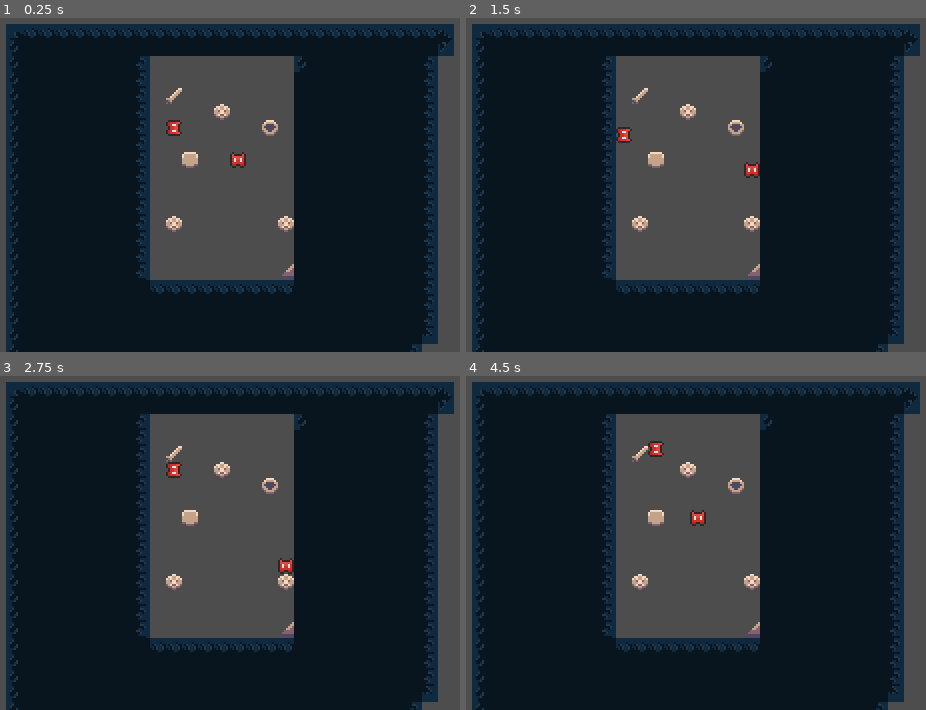
Above: before the commit, frames 1-4 (two rows, left to right).
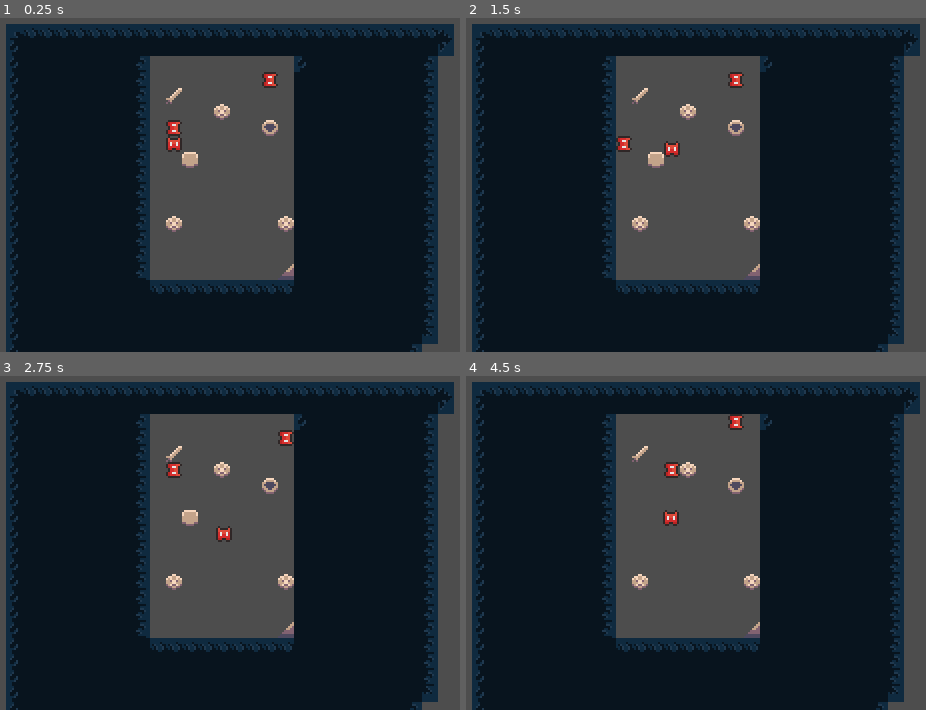
Above: after the commit, the same moments.

Repository: SandroMaglione/fukai
Game: Godot game, scene res://scenes/dungeon.tscn
Two runs of this game, one before a commit and one after it. Both use one fixed random seed, a clock stepped at 60 frames per second and the inputs below.
Inputs:
- Up to frame 1 (0.25 s): no input
- Up to frame 2 (1.5 s): tap Enter at 0.5 s; hold Right (move_right) 0.53-1.28 s; hold Down (move_down) from 1.28 s (still down)
- Up to frame 3 (2.75 s): release Down (move_down) at 2.03 s; hold Right (move_right) from 2.03 s (still down)
- Up to frame 4 (4.5 s): release Right (move_right) at 2.78 s; hold Up (move_up) 2.78-3.53 s; hold Left (move_left) from 3.53 s (still down)

The runs differ from the first frame. In frame 1, 0.4% of the frame differs, in the area x 36-61%, y 16-45%; in frame 2, 0.6%; in frame 3, 0.4%; in frame 4, 0.8%, in the area x 39-61%, y 11-45%.

Commit message:
turn based movement multiple enemies

Diff:
--- a/entities/enemy.tscn
+++ b/entities/enemy.tscn
@@ -31,13 +31,15 @@
 [node name="GridMovement" parent="." node_paths=PackedStringArray("actor") instance=ExtResource("2_11sgw")]
 collision_mask = 51
 actor = NodePath("..")
+speed = 0.15
 
 [node name="Area2D" type="Area2D" parent="."]
 collision_layer = 16
-collision_mask = 19
+collision_mask = 0
 
 [node name="CollisionShape2D" type="CollisionShape2D" parent="Area2D"]
 shape = SubResource("RectangleShape2D_ddnc6")
+debug_color = Color(0.694118, 0.00784314, 0.231373, 0.419608)
 
 [node name="EnemyMovement" type="Node" parent="." node_paths=PackedStringArray("current_state")]
 script = ExtResource("4_ir2dp")
@@ -50,3 +52,5 @@
 [node name="ChaseEnemyMovement" type="Node" parent="EnemyMovement" node_paths=PackedStringArray("grid_movement")]
 script = ExtResource("4_fykiq")
 grid_movement = NodePath("../../GridMovement")
+
+[connection signal="movement_completed" from="GridMovement" to="EnemyMovement/RoamingEnemyMovement" method="_on_grid_movement_movement_completed"]
--- a/entities/player.gd
+++ b/entities/player.gd
@@ -16,7 +16,6 @@
 
 			if collider == null:
 				grid_movement.execute_move(input_direction)
-				TurnBasedMovement.turn_completed()
 
 func _on_grid_movement_collided(body, movement):
 	if body is TileMap:
@@ -45,3 +44,6 @@
 		if collect_item_resource is CollectItemResource:
 			print(collect_item_resource.name)
 			body.set_cell(Constants.COLLECT_ITEM_LAYER_ID, coords, -1)
+
+func _on_grid_movement_movement_completed():
+	TurnBasedMovement.turn_completed(TurnBasedMovement.Turn.PLAYER)
--- a/entities/player.tscn
+++ b/entities/player.tscn
@@ -15,15 +15,25 @@
 "speed": 5.0
 }]
 
+[sub_resource type="RectangleShape2D" id="RectangleShape2D_dar3l"]
+size = Vector2(8, 8)
+
 [node name="Player" type="Node2D"]
 script = ExtResource("1_gc0gy")
 
 [node name="GridMovement" parent="." node_paths=PackedStringArray("actor") instance=ExtResource("3_c41b5")]
 collision_mask = 62
-collide_with_areas = true
 actor = NodePath("..")
 
 [node name="AnimatedSprite2D" type="AnimatedSprite2D" parent="."]
 sprite_frames = SubResource("SpriteFrames_x48ov")
 
+[node name="Area2D" type="Area2D" parent="."]
+collision_mask = 0
+
+[node name="CollisionShape2D" type="CollisionShape2D" parent="Area2D"]
+shape = SubResource("RectangleShape2D_dar3l")
+debug_color = Color(0, 0.0627451, 0.701961, 0.419608)
+
 [connection signal="collided" from="GridMovement" to="." method="_on_grid_movement_collided"]
+[connection signal="movement_completed" from="GridMovement" to="." method="_on_grid_movement_movement_completed"]
--- a/entities/roaming_enemy_movement.gd
+++ b/entities/roaming_enemy_movement.gd
@@ -4,13 +4,12 @@
 @export var grid_movement: GridMovement
 
 func Physics_update(_delta):
-	if TurnBasedMovement.is_enemy_turn():
+	if TurnBasedMovement.is_enemy_turn() and not grid_movement.is_moving():
 		var direction = random_direction()
 		var collider = grid_movement.move(direction)
 
 		if collider == null:
 			grid_movement.execute_move(direction)
-			TurnBasedMovement.turn_completed()
 
 func random_direction() -> Vector2:
 	var rand = randi() % 5
@@ -25,3 +24,7 @@
 		return Vector2.RIGHT
 
 	return Vector2.ZERO
+
+
+func _on_grid_movement_movement_completed():
+	TurnBasedMovement.turn_completed(TurnBasedMovement.Turn.ENEMY)
--- a/project.godot
+++ b/project.godot
@@ -24,8 +24,8 @@
 
 window/size/viewport_width=320
 window/size/viewport_height=180
-window/size/window_width_override=1280
-window/size/window_height_override=720
+window/size/window_width_override=1920
+window/size/window_height_override=1080
 window/stretch/mode="canvas_items"
 
 [input]
--- a/scenes/dungeon.tscn
+++ b/scenes/dungeon.tscn
@@ -16,4 +16,7 @@
 position = Vector2(132, 68)
 
 [node name="Player" parent="." instance=ExtResource("1_xccqg")]
-position = Vector2(164, 84)
+position = Vector2(132, 76)
+
+[node name="Enemy2" parent="." instance=ExtResource("2_5lj7b")]
+position = Vector2(180, 44)
--- a/scripts/grid_movement.gd
+++ b/scripts/grid_movement.gd
@@ -5,6 +5,7 @@
 @export var speed: float = 0.25
 
 signal collided(body, movement)
+signal movement_completed()
 
 var moving_direction: Vector2 = Vector2.ZERO
 var collided_direction: Vector2 = Vector2.ZERO
@@ -41,7 +42,7 @@
 
 		var tween = create_tween()
 		tween.tween_property(actor, "position", new_position, speed).set_trans(Tween.TRANS_LINEAR)
-		tween.tween_callback(func(): moving_direction = Vector2.ZERO)
+		tween.tween_callback(_movement_completed)
 
 func is_moving() -> bool:
 	return  moving_direction.length() != 0
@@ -53,3 +54,7 @@
 	elif direction.x > 0: movement = Vector2.RIGHT
 	elif direction.x < 0: movement = Vector2.LEFT
 	return movement
+
+func _movement_completed() -> void:
+	moving_direction = Vector2.ZERO
+	movement_completed.emit()
--- a/scripts/grid_movement.tscn
+++ b/scripts/grid_movement.tscn
@@ -5,4 +5,5 @@
 [node name="GridMovement" type="RayCast2D"]
 target_position = Vector2(2.08165e-12, 8)
 collision_mask = 2
+collide_with_areas = true
 script = ExtResource("1_jkeb4")
--- a/scripts/turn_based_movement.gd
+++ b/scripts/turn_based_movement.gd
@@ -4,10 +4,10 @@
 
 var current_turn: Turn = Turn.PLAYER
 
-func turn_completed() -> void:
-	print("Done", current_turn)
-	var next_turn = Turn.PLAYER if current_turn == Turn.ENEMY else Turn.ENEMY
-	current_turn = next_turn
+func turn_completed(my_turn: Turn) -> void:
+	if my_turn == current_turn:
+		var next_turn = Turn.PLAYER if current_turn == Turn.ENEMY else Turn.ENEMY
+		current_turn = next_turn
 
 func is_player_turn() -> bool:
 	return current_turn == Turn.PLAYER
Not shown: 1 places in entities/player.tscn that only renumber resources
